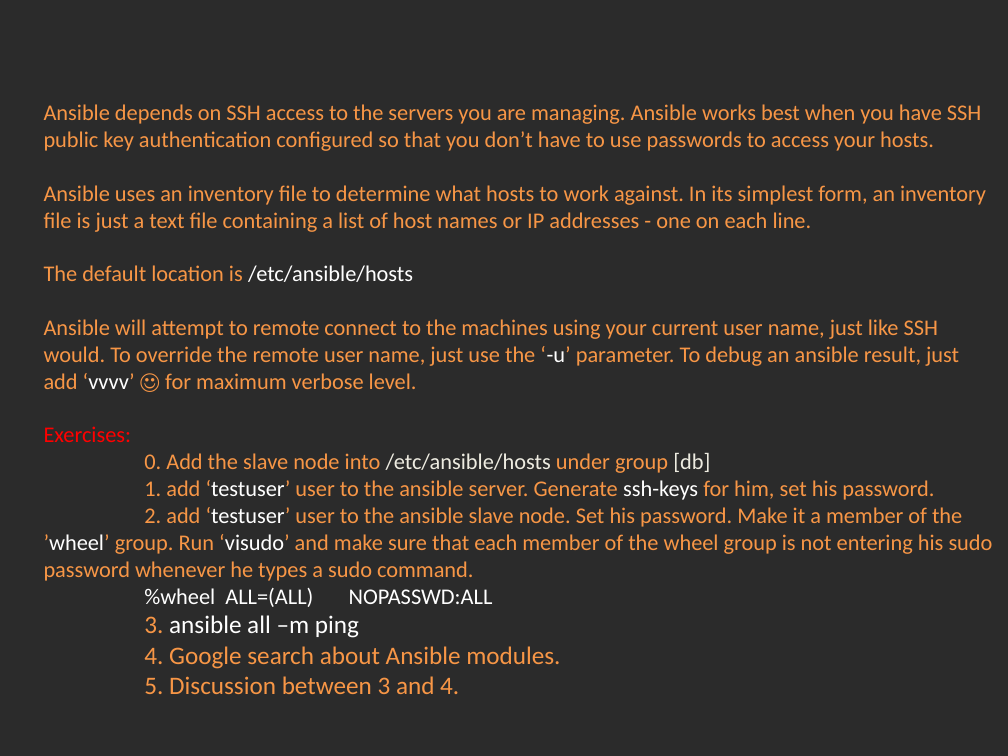
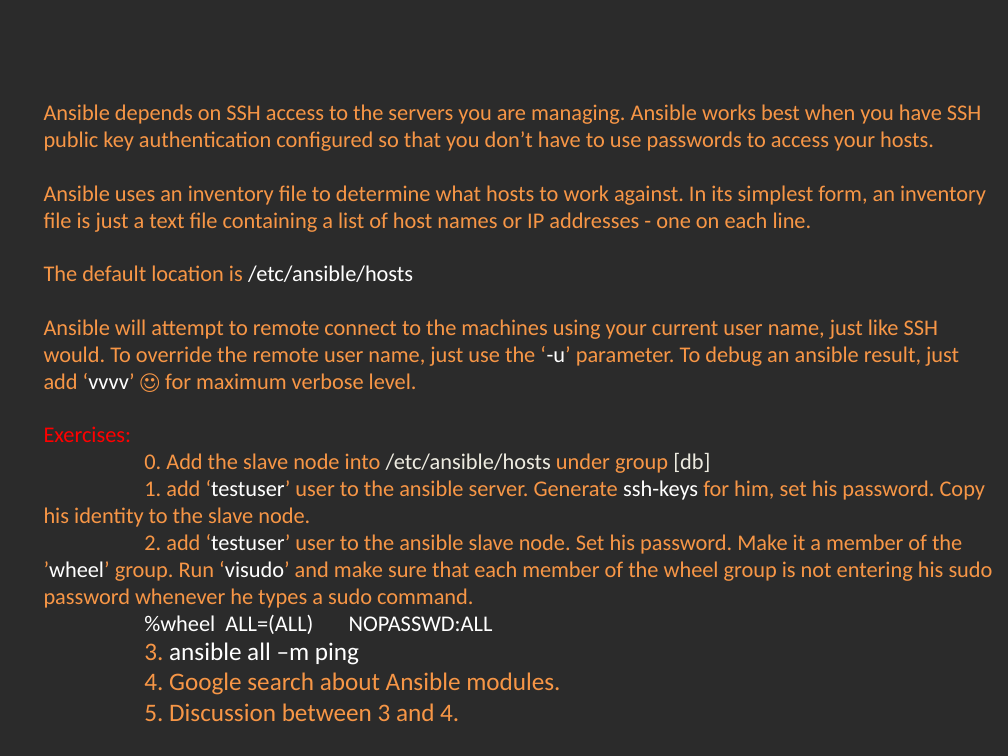
Before and after one commit to Academy-Soft-Intellect/Linux-Course, a slide deck: slide 2 of 16.ConfigurationManagement_With_Ansible/16-Conf_Man_Ansible.pptx. Drawn at 1008x756 pixels with LibreOffice and Linux fonts; fonts in the diff are those of the drawing; background and template pictures are left out; a plain dark background stands for a picture behind light text. Boxes give left, top, right and bottom in pixels: in the first picture for what was removed or moved away, otherwise in the second. Text is boxed around its words. In the diff, an @@ line names an element or a change of style, - is before the commit and + after.

Commit message:
Ansible.

```diff
--- a/16.ConfigurationManagement_With_Ansible/16-Conf_Man_Ansible.pptx
+++ b/16.ConfigurationManagement_With_Ansible/16-Conf_Man_Ansible.pptx
@@ text at bbox=[44, 480, 985, 527]: text changed @@
-1. add ‘testuser’ user to the ansible server. Generate ssh-keys for him, set his password.
+1. add ‘testuser’ user to the ansible server. Generate ssh-keys for him, set his password. Copy his identity to the slave node.
```
